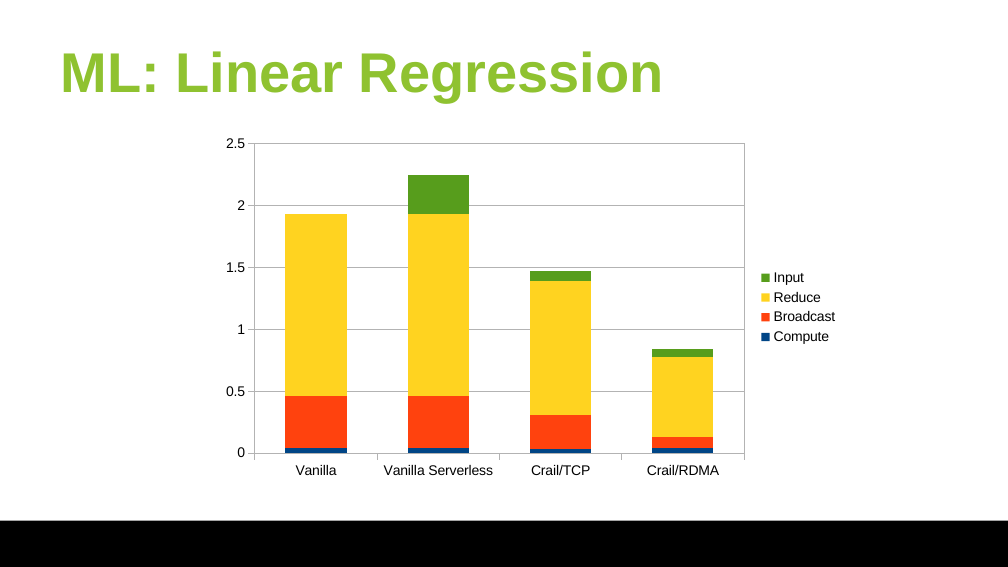
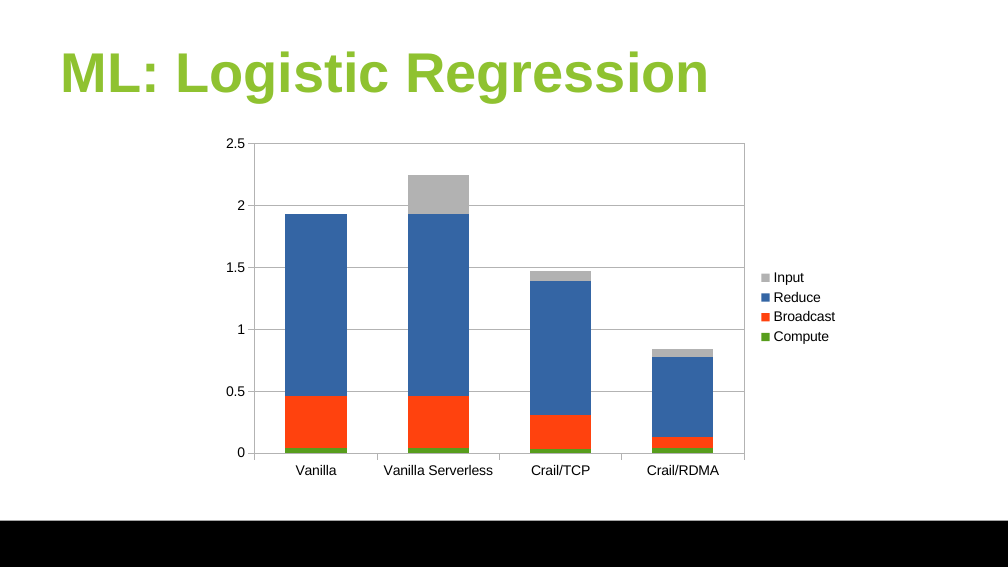
Before and after one commit to huangyibo/spark-summit-18, a slide deck: slide 40 of slides/spark-summit-18.odp (slide 39 before the commit). Drawn at 1008x567 pixels with LibreOffice and Linux fonts; fonts in the diff are those of the drawing; background and template pictures are left out. Boxes give left, top, right and bottom in pixels: in the first picture for what was removed or moved away, otherwise in the second. Text is boxed around its words. In the diff, an @@ line names an element or a change of style, - is before the commit and + after.

Commit message:
slides

```diff
--- a/slides/spark-summit-18.odp
+++ b/slides/spark-summit-18.odp
@@ title at (x1=61, y1=51, x2=710, y2=102): text changed @@
-ML: Linear Regression
+ML: Logistic Regression
@@ column stacked chart at (x1=214, y1=129, x2=849, y2=486) @@
@@ colour of Compute #004586 to #579D1C @@
@@ colour of Reduce #FFD320 to #3465A4 @@
@@ colour of Input #579D1C to #B2B2B2 @@
```
Also in this commit, not shown: 1 other slide changed, 2 slides added, 1 slide removed, 1 other file.
